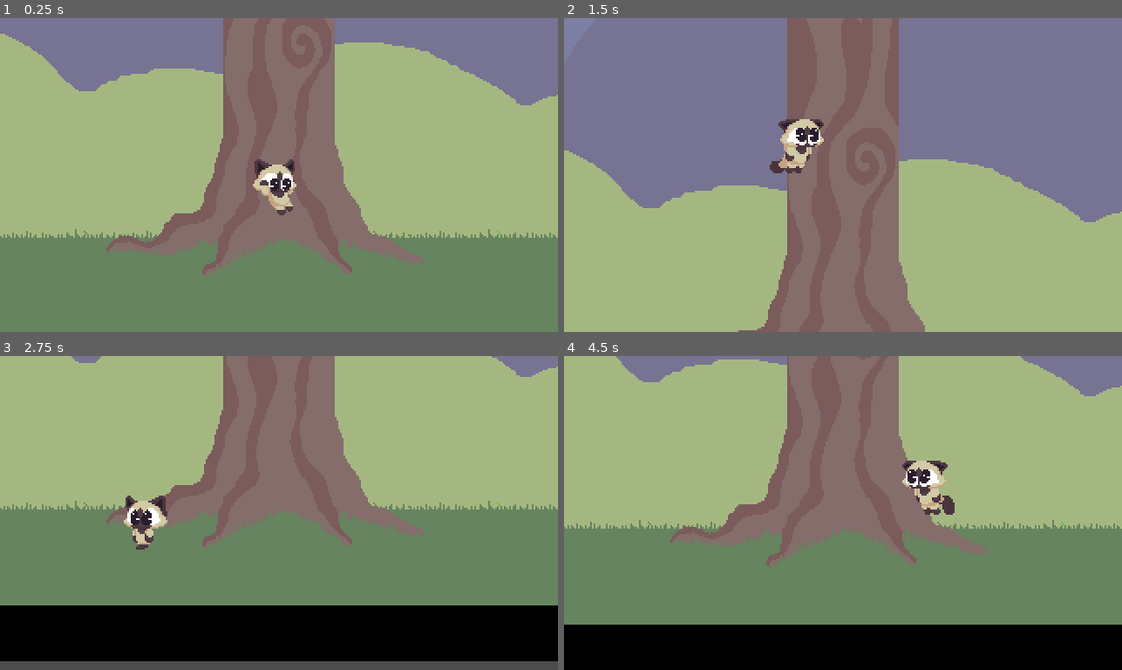
Above: before the commit, frames 1-4 (two rows, left to right).
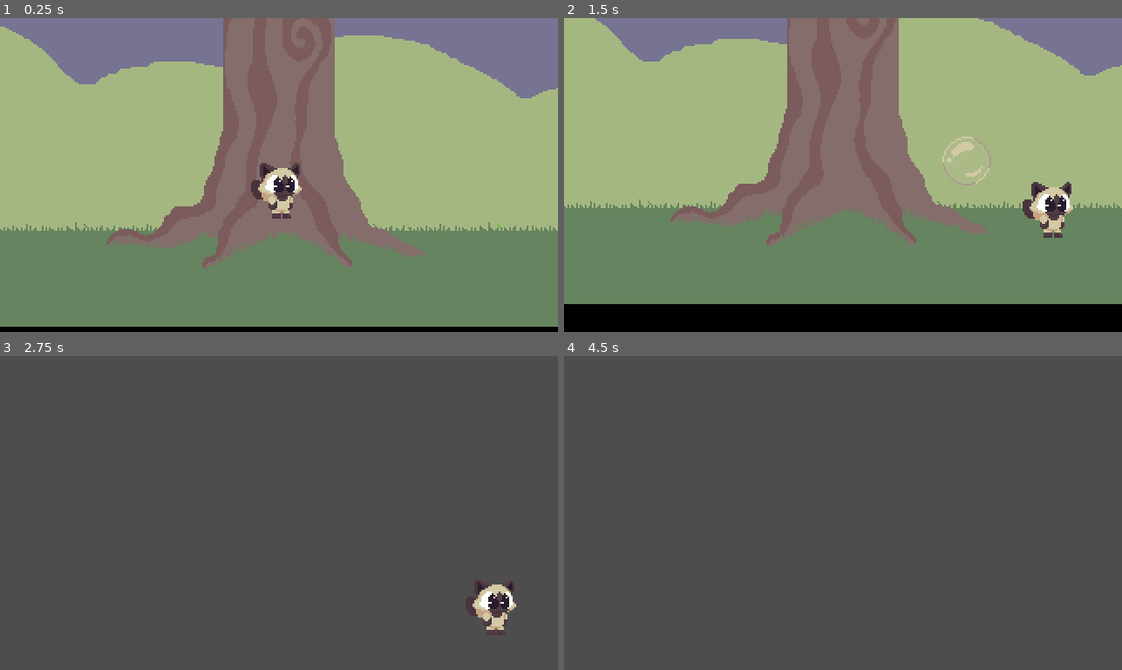
Above: after the commit, the same moments.

Repository: YhagoTomasini/BUbbling_Up
Game: Godot game, scene res://level/level.tscn
Two runs of this game, one before a commit and one after it. Both use one fixed random seed, a clock stepped at 60 frames per second and the inputs below.
Inputs (mouse positions are in pixels of both pictures, inside the frame that each line leads up to):
- Up to frame 1 (0.25 s): no input
- Up to frame 2 (1.5 s): move the mouse to (965, 159) at 0.52 s; hold Space (jump) 0.53-1.28 s; hold D (right) from 0.53 s (still down); click (965, 159) at 0.67 s; move the mouse to (731, 190) at 1.27 s; tap Space (jump) at 1.35 s
- Up to frame 3 (2.75 s): tap Space (jump) at 1.52, 1.82 s; move the mouse to (334, 443) at 2.02 s; release D (right) at 2.03 s; hold A (left) from 2.03 s (still down); hold Space (jump) from 2.03 s (still down)
- Up to frame 4 (4.5 s): move the mouse to (815, 575) at 2.77 s; release A (left) at 2.78 s; release Space (jump) at 2.78 s; hold D (right) 2.78-4.28 s; tap Space (jump) at 2.85, 3.02, 3.32, 4.35 s; click (815, 575) at 2.92 s; move the mouse to (1010, 560) at 3.52 s; hold Space (jump) 3.53-4.28 s; move the mouse to (675, 465) at 4.27 s; hold A (left) from 4.28 s (still down)

The runs differ from the first frame. In frame 1, 7.8% of the frame differs, in the area x 0-100%, y 2-100%; in frame 2, 78%; in frame 3, 97%; in frame 4, 100%, in the area x 0-100%, y 0-100%.

Commit message:
fixed player, missing animations still

Diff:
--- a/player/player.tscn
+++ b/player/player.tscn
@@ -203,3 +203,4 @@
 shape = SubResource("CapsuleShape2D_12g20")
 
 [connection signal="area_entered" from="Area2D" to="." method="_on_area_2d_area_entered"]
+[connection signal="area_exited" from="Area2D" to="." method="_on_area_2d_area_exited"]
--- a/player/scripts/player.gd
+++ b/player/scripts/player.gd
@@ -1,9 +1,16 @@
 extends CharacterBody2D
 class_name Player
 
-@export var gravity = 500
-@export var speed = 100
-var jump_force = 250
+@export var gravity = 700
+@export var speed = 125
+var jump_force: float = 150
+var jump_hold: bool = false
+
+var max_jump_height: float = 50
+var jump_start_y: float = 0
+var is_jumping: bool = false #
+
+var friction = 800
 
 var is_knocked_back = false
 var knockback_time = 0.3
@@ -13,26 +20,34 @@
 var recovery_time = 0.05
 var recovery_timer = 0.0
 
-@onready var anim = $Sprite2D
+var wind_force = 0
+var wind_direction = 0
 
 func _physics_process(delta):
-	if is_on_floor() == false:
+	# Apply gravity if not on the floor
+	if not is_on_floor():
 		velocity.y += gravity * delta
 
-	elif velocity.x != 0:
-		anim.play("Walk")
+	# Handle jump
+	if Input.is_action_pressed("jump") and is_jumping and jump_hold:
+		# Stop jumping if maximum height is reached
+		if position.y <= jump_start_y - max_jump_height:
+			jump_hold = false
+		else:
+			velocity.y = -jump_force
 
-	if Input.is_action_just_pressed("jump") && is_on_floor():
-		jump(jump_force)
+	# Allow the jump
+	if Input.is_action_just_pressed("jump") and is_on_floor():
+		velocity.y = -jump_force
+		jump_hold = true
+		is_jumping = true
+		jump_start_y = position.y
 
-	if velocity.y >= 500:
-		velocity.y = 500
+	## Cap vertical velocity
+	#if velocity.y >= 500:
+		#velocity.y = 500
 
-	if velocity.y > 0:
-		anim.play("Falling")
-	elif velocity.y < 0:
-		anim.play("Jump")
-
+	# Handle knockback
 	if is_knocked_back:
 		knockback_timer -= delta
 		if knockback_timer <= 0:
@@ -44,18 +59,23 @@
 		if recovery_timer <= 0:
 			is_recovering = false
 	else:
+		# Player movement
 		var direction = Input.get_axis("left", "right")
-		velocity.x = direction  * speed
+		if direction != 0:
+			velocity.x = direction * speed
+		elif is_on_floor():
+			velocity.x = move_toward(velocity.x, 0, friction * delta)
 
-		if direction:
-			anim.scale.x = -1 if direction < 0 else 1
-		elif is_on_floor() == true:
-			anim.play("Idle")
+	# Apply continuous wind force
+	if wind_direction != 0:
+		velocity.x += wind_force * wind_direction * delta
 
 	move_and_slide()
 
-func jump(force):
-	velocity.y = -force
+func _input(event: InputEvent) -> void:
+	if event.is_action_released("jump"):
+		jump_hold = false
+		is_jumping = false
 
 func _on_area_2d_area_entered(area: Area2D) -> void:
 	if area.is_in_group("bubble"):
@@ -64,3 +84,13 @@
 		velocity.y = -300
 		is_knocked_back = true
 		knockback_timer = knockback_time
+
+	if area.is_in_group("wind"):
+		var is_wind_left = area.get("is_wind_left")
+		wind_direction = 1 if is_wind_left else -1
+		wind_force = 1000
+
+func _on_area_2d_area_exited(area: Area2D) -> void:
+	if area.is_in_group("wind"):
+		wind_direction = 0
+		wind_force = 0
